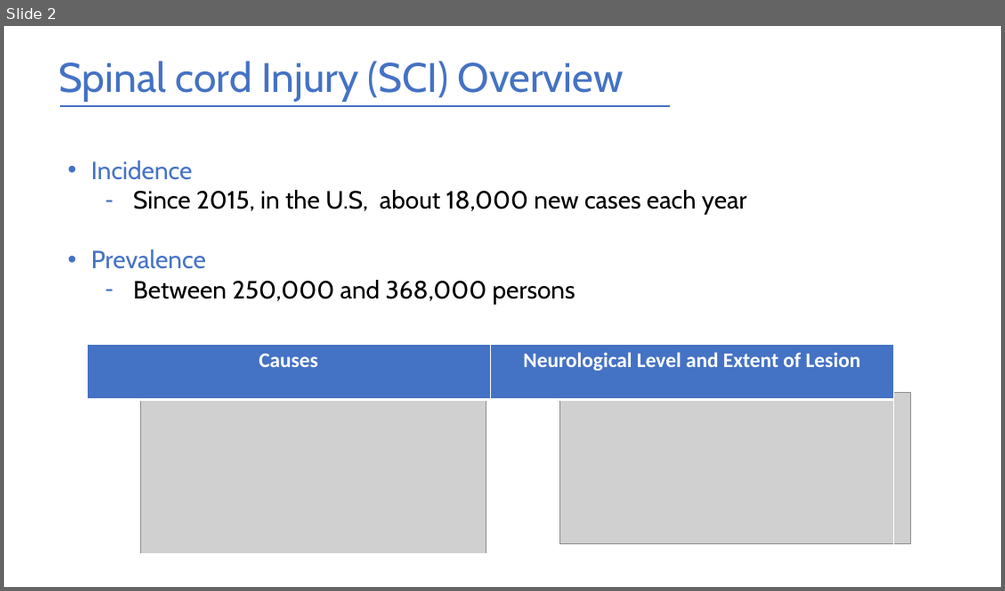
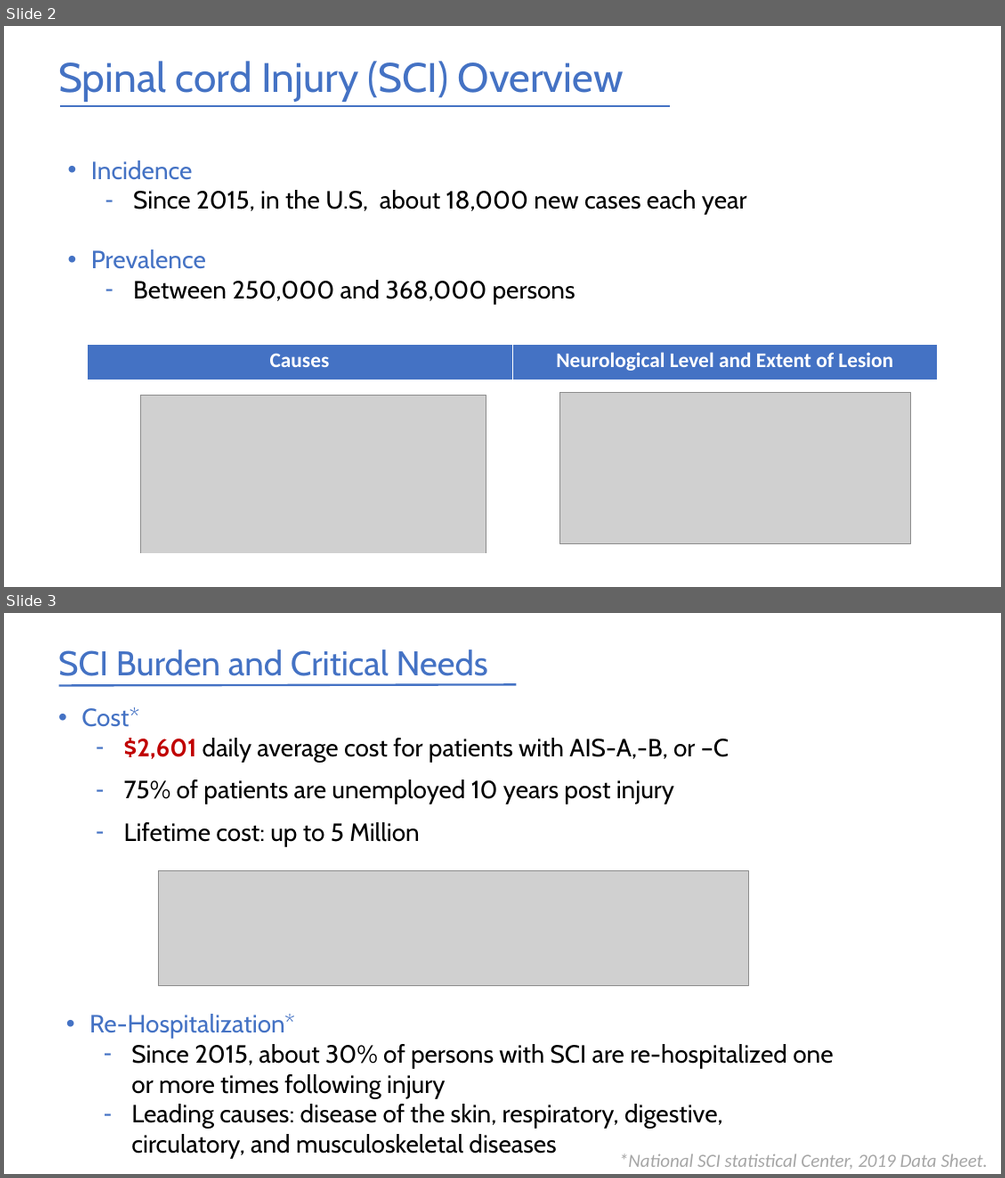
Before and after one commit to ygrepo/Cell-and-Tissue-Engineering, a slide deck: Module_11_StemCells/Conclusion_project/Presentation.pptx. Shown one above the other, each under a label of ours: slide 2 before the commit, slides 2 and 3 after it. The pictures are 1005x591 and 1005x1178 pixels, drawn with LibreOffice and Linux fonts; fonts in the diff are those of the drawing; grey boxes stand for pictures. Boxes give left, top, right and bottom in pixels: in the first picture for what was removed or moved away, otherwise in the second. Text is boxed around its words. In the diff, an @@ line names an element or a change of style, - is before the commit and + after.

```diff
--- a/Module_11_StemCells/Conclusion_project/Presentation.pptx
+++ b/Module_11_StemCells/Conclusion_project/Presentation.pptx
@@ slide 3 added at <box>4,613,1001,1174</box>, background #FFFFFF @@
@@ text added at <box>58,649,488,676</box>, 33 pt, text #4472C4 @@
+SCI Burden and Critical Needs
@@ line added from (58, 686) to (517, 685), #4472C4 2 pt @@
@@ text added at <box>81,707,728,846</box>, 24 pt, text #000000 @@
+• Cost*
+  – $2,601 daily average cost for patients with AIS-A,-B, or –C
+  – 75% of patients are unemployed 10 years post injury
+  – Lifetime cost: up to 5 Million
@@ picture added at <box>158,870,748,985</box> @@
@@ text added at <box>89,1013,833,1158</box>, 24 pt, text #000000 @@
+• Re-Hospitalization*
+  – Since 2015, about 30% of persons with SCI are re-hospitalized one or more times following injury
+  – Leading causes: disease of the skin, respiratory, digestive, circulatory, and musculoskeletal diseases
@@ text added at <box>619,1153,988,1168</box>, 18 pt, text #A6A6A6, italic @@
+*National SCI statistical Center, 2019 Data Sheet.
@@ slide 2 changed as well @@
@@ table: place and size @@
-table at <box>87,344,895,553</box>
+table at <box>87,344,938,553</box>
```
Also in this commit, not shown: 2 other slides added, 11 other files.
